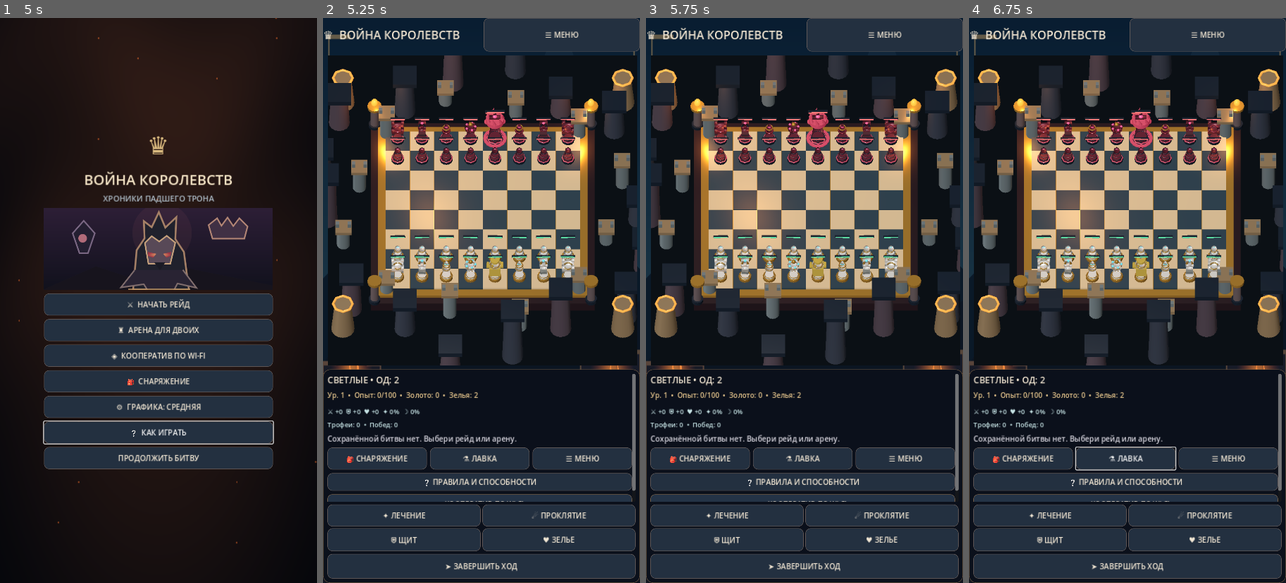
Above: before the commit, frames 1-4 (left to right).
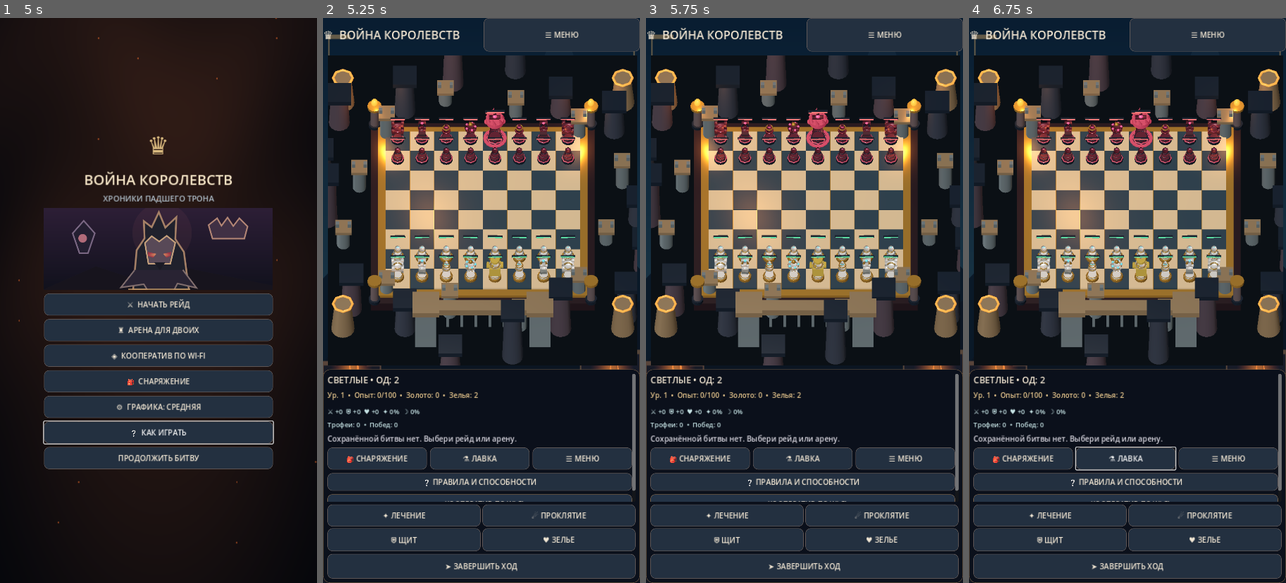
Above: after the commit, the same moments.

Repository: sitepushlic/kingdom-chess
Game: Godot game, scene res://scenes/main.tscn
Same seed, same stepped clock (60 frames per second), same inputs: the game is played once before the commit and once after it.
Inputs:
- Up to frame 1 (5 s): click "⚔ НАЧАТЬ РЕЙД" at 0.5 s; click "⚔ НАЧАТЬ РЕЙД" at 1.25 s; click "❔ КАК ИГРАТЬ" at 2 s; click "❔ КАК ИГРАТЬ" at 2.75 s; click "OK" at 3.5 s; click "☰ МЕНЮ" at 4.25 s
- Up to frame 2 (5.25 s): click "🎒 СНАРЯЖЕНИЕ" at 5 s
- Up to frame 3 (5.75 s): no input
- Up to frame 4 (6.75 s): click "⚗ ЛАВКА" at 5.75 s; click "OK" at 6.5 s

Frame 1 is identical in both runs. In frame 2, 2.1% of the frame differs, in the area x 28-73%, y 48-59%; in frame 3, 2.1%; in frame 4, 2.1%.

Commit message:
graphics: six unique monumental region backdrops with gates, glacier, grove, portal, observatory and void throne

Diff:
--- a/scripts/battlefield_3d.gd
+++ b/scripts/battlefield_3d.gd
@@ -673,6 +673,53 @@
 				var column := _cylinder(0.26, height * 1.45, stone, region_scenery, pos + Vector3(0, height * 0.58 - 0.2, 0), 0.14)
 				column.rotation.z = sin(angle * 2.0) * 0.20
 				_ring(0.38, 0.038, magic, region_scenery, pos + Vector3(0, 0.12, 0))
+	# Region-specific large architectural silhouettes, all outside the board.
+	# Keep landmark count bounded for GL Compatibility/mobile.
+	match region:
+		0: # Furnace gate: double watchtowers, portcullis and fire altar.
+			for side in [-1.0, 1.0]:
+				_box(Vector3(0.86, 2.30, 0.86), stone, region_scenery, Vector3(side * 2.35, 0.75, 6.25))
+				_box(Vector3(1.10, 0.28, 1.10), trim, region_scenery, Vector3(side * 2.35, 1.99, 6.25))
+			_box(Vector3(3.80, 0.37, 0.50), trim, region_scenery, Vector3(0, 1.75, 6.25))
+			for i in range(6):
+				_box(Vector3(0.12, 1.30, 0.16), stone, region_scenery, Vector3(-1.45 + i * 0.58, 0.86, 6.0))
+		1: # Glacier arch: asymmetrical crystalline columns and ice bridge.
+			for side in [-1.0, 1.0]:
+				for i in range(3):
+					var ice := _cylinder(0.35 - i * 0.05, 1.8 + i * 0.45, magic, region_scenery, Vector3(side * (2.0 + i * 0.65), 0.70, 6.1), 0.01)
+					ice.rotation.z = side * (0.13 + i * 0.12)
+			_box(Vector3(4.20, 0.20, 0.45), stone, region_scenery, Vector3(0, 1.72, 6.3))
+		2: # Ancient grove: sacred tree, roots and hanging canopy.
+			_cylinder(0.44, 2.7, trim, region_scenery, Vector3(0, 1.04, 6.5), 0.25)
+			for i in range(5):
+				var angle: float = TAU * float(i) / 5.0
+				var branch := _cylinder(0.12, 1.35, trim, region_scenery, Vector3(cos(angle) * 0.64, 2.15, 6.5 + sin(angle) * 0.64), 0.035)
+				branch.rotation.z = cos(angle) * 0.78
+				branch.rotation.x = sin(angle) * 0.78
+				_sphere(0.55, magic, region_scenery, Vector3(cos(angle) * 1.15, 2.6, 6.5 + sin(angle) * 1.15))
+		3: # Astral library: monumental doorway, levitating rings and pylons.
+			for side in [-1.0, 1.0]:
+				_box(Vector3(0.55, 2.70, 0.65), stone, region_scenery, Vector3(side * 1.65, 0.95, 6.35))
+			_box(Vector3(3.80, 0.45, 0.70), trim, region_scenery, Vector3(0, 2.38, 6.35))
+			for i in range(3):
+				var portal := _ring(0.60 + i * 0.24, 0.035, magic, region_scenery, Vector3(0, 1.20, 6.10))
+				portal.rotation.x = PI * 0.5
+				portal.rotation.y = float(i) * 0.30
+		4: # Tempest observatory: lightning conductors and suspended core.
+			for side in [-1.0, 1.0]:
+				_cylinder(0.32, 2.75, stone, region_scenery, Vector3(side * 2.0, 1.10, 6.25), 0.09)
+				_cylinder(0.045, 1.10, trim, region_scenery, Vector3(side * 2.0, 2.88, 6.25), 0.0)
+			_sphere(0.52, magic, region_scenery, Vector3(0, 2.35, 6.4))
+			_ring(0.75, 0.06, trim, region_scenery, Vector3(0, 2.35, 6.4))
+		5: # Corrupted throne: fractured steps, black spires, red eclipse.
+			for i in range(4):
+				_box(Vector3(3.5 - i * 0.45, 0.18, 1.10), stone, region_scenery, Vector3(0, -0.18 + i * 0.18, 5.65 + i * 0.36))
+			_box(Vector3(1.20, 2.15, 0.55), trim, region_scenery, Vector3(0, 1.15, 7.10))
+			for side in [-1.0, 1.0]:
+				var spike := _cylinder(0.22, 2.40, stone, region_scenery, Vector3(side * 1.20, 1.0, 6.70), 0.005)
+				spike.rotation.z = side * 0.22
+			var eclipse := _ring(0.95, 0.10, magic, region_scenery, Vector3(0, 2.70, 7.30))
+			eclipse.rotation.x = PI * 0.5
 	# Four larger landmarks establish a silhouette behind the arena without obstructing play.
 	for corner_x in [-1.0, 1.0]:
 		for corner_z in [-1.0, 1.0]:
